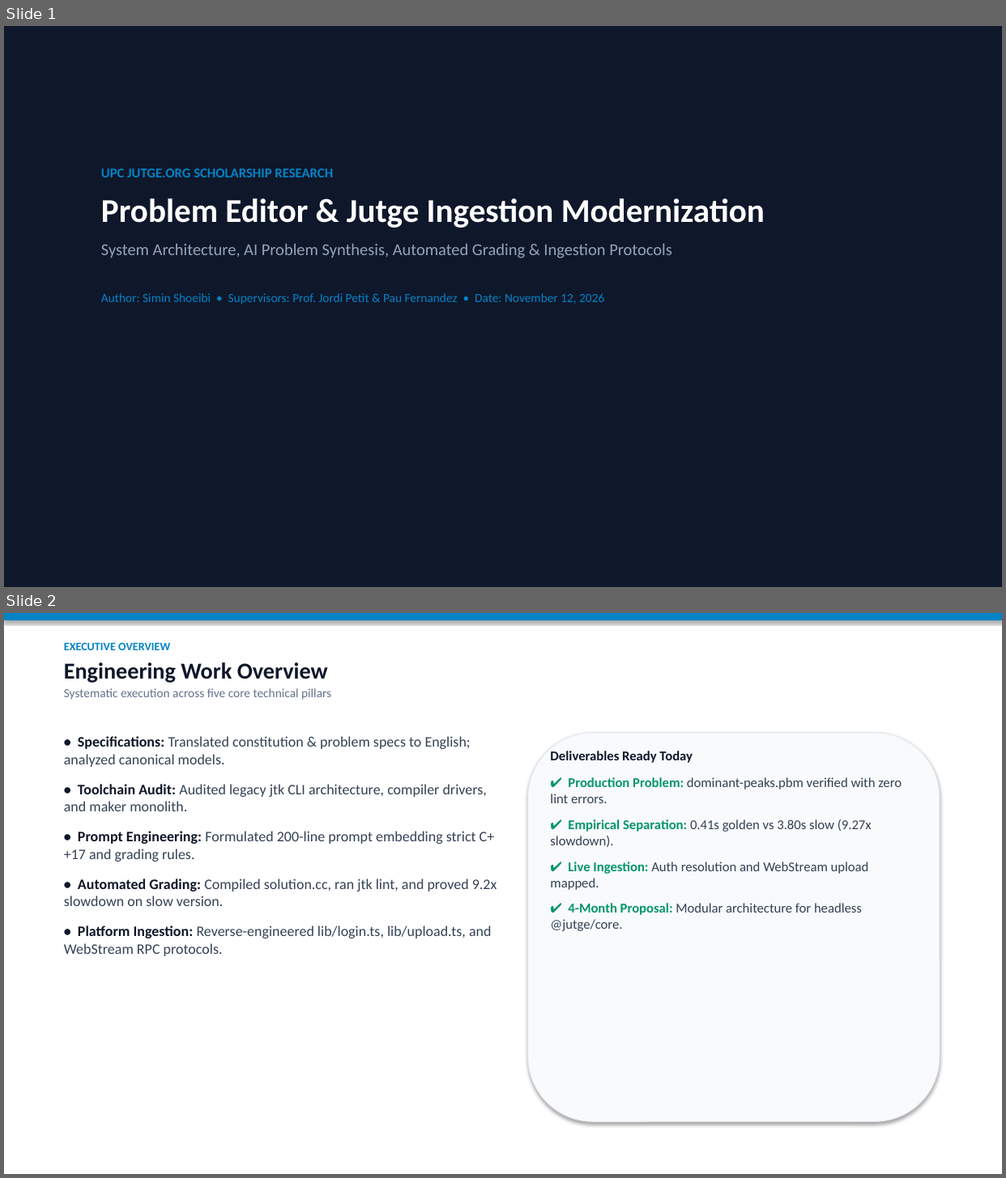
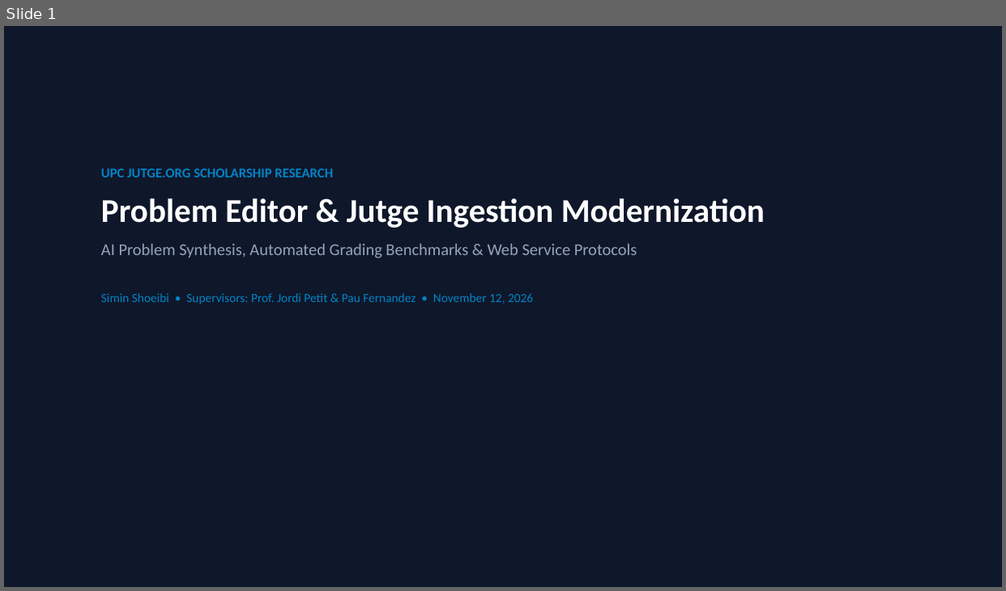
Before and after one commit to SuisSanem000/jutge-private, a slide deck: work/01-meeting-presentation-and-demo-20261112/meeting-summary-presentation.pptx. Shown one above the other, each under a label of ours: slides 1 and 2 before the commit, slide 1 after it. The pictures are 1006x1178 and 1006x591 pixels, drawn with LibreOffice and Linux fonts; fonts in the diff are those of the drawing. Boxes give left, top, right and bottom in pixels: in the first picture for what was removed or moved away, otherwise in the second. Text is boxed around its words. In the diff, an @@ line names an element or a change of style, - is before the commit and + after.

Commit message:
feat(presentation): summarize deck into punchy 10 slides embedding live terminal commands and screenshot results

```diff
--- a/work/01-meeting-presentation-and-demo-20261112/meeting-summary-presentation.pptx
+++ b/work/01-meeting-presentation-and-demo-20261112/meeting-summary-presentation.pptx
@@ slide 2 removed at bbox=[4, 613, 1002, 1174], background #FFFFFF @@
@@ rectangle removed at bbox=[4, 613, 1002, 620] @@
@@ text removed at bbox=[64, 642, 331, 700] @@
-EXECUTIVE OVERVIEW
-Engineering Work Overview
-Systematic execution across five core technical pillars
@@ rounded rectangle removed at bbox=[528, 733, 940, 1122] @@
@@ text removed at bbox=[64, 736, 497, 956] @@
-• Specifications: Translated constitution & problem specs to English; analyzed canonical models.
-• Toolchain Audit: Audited legacy jtk CLI architecture, compiler drivers, and maker monolith.
-• Prompt Engineering: Formulated 200-line prompt embedding strict C++17 and grading rules.
-• Automated Grading: Compiled solution.cc, ran jtk lint, and proved 9.2x slowdown on slow version.
-• Platform Ingestion: Reverse-engineered lib/login.ts, lib/upload.ts, and WebStream RPC protocols.
@@ text removed at bbox=[550, 751, 901, 931] @@
-Deliverables Ready Today
-✔ Production Problem: dominant-peaks.pbm verified with zero lint errors.
-✔ Empirical Separation: 0.41s golden vs 3.80s slow (9.27x slowdown).
-✔ Live Ingestion: Auth resolution and WebStream upload mapped.
-✔ 4-Month Proposal: Modular architecture for headless @jutge/core.
@@ slide 1 changed as well @@
@@ text at bbox=[101, 244, 637, 305]: text changed @@
-System Architecture, AI Problem Synthesis, Automated Grading & Ingestion Protocols
-Author: Simin Shoeibi • Supervisors: Prof. Jordi Petit & Pau Fernandez • Date: November 12, 2026
+AI Problem Synthesis, Automated Grading Benchmarks & Web Service Protocols
+Simin Shoeibi • Supervisors: Prof. Jordi Petit & Pau Fernandez • November 12, 2026
```
Also in this commit, not shown: 4 other slides changed, 5 slides added, 24 other slides removed, 4 other files.
